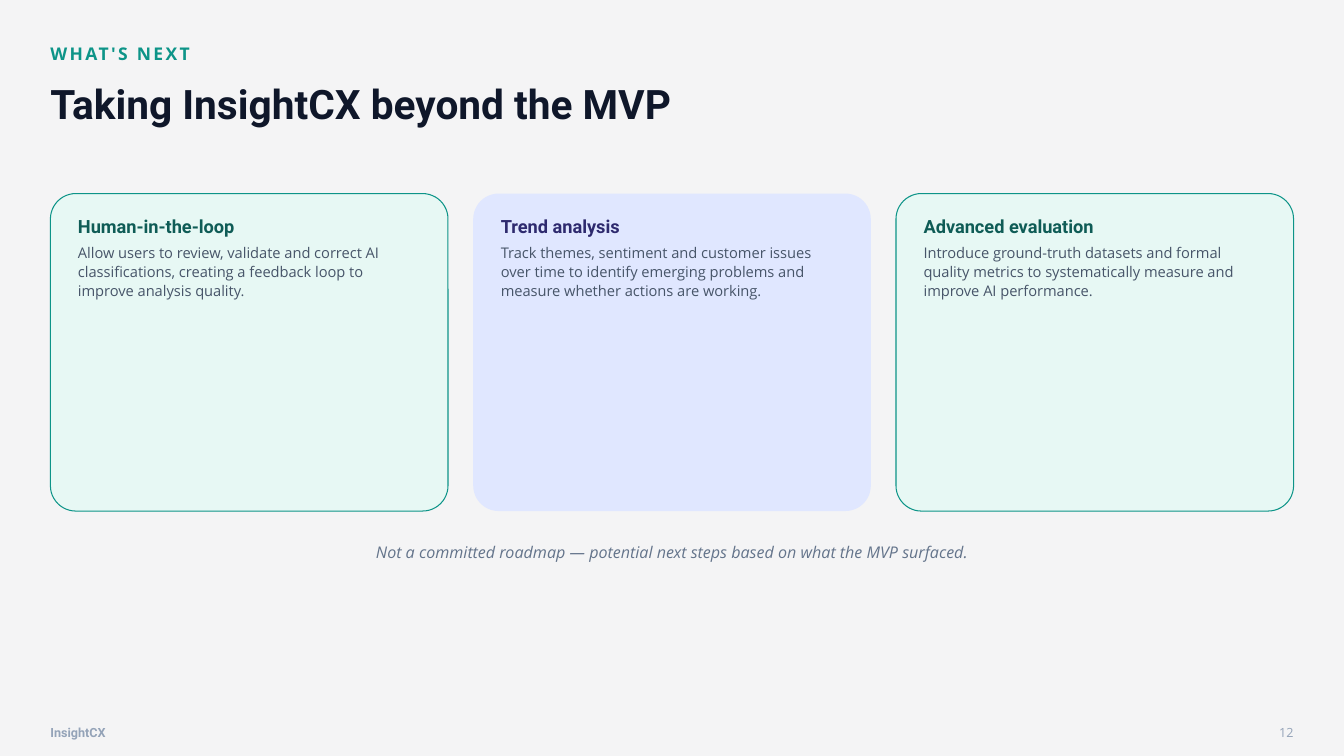
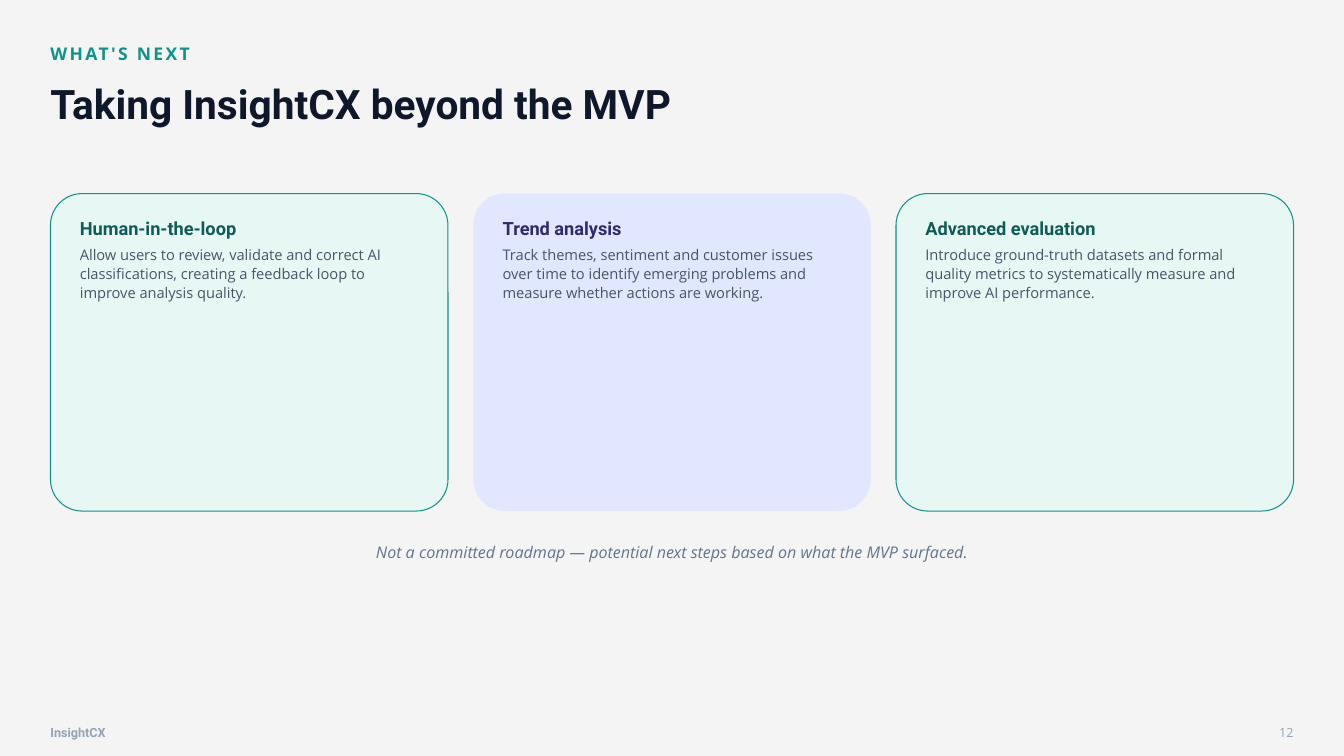
Before and after one commit to birgitt-thomsen/insight-cx, a slide deck: slide 12 of presentation/InsightCX_MVP.pptx. Drawn at 1344x756 pixels with LibreOffice and Linux fonts; fonts in the diff are those of the drawing. Boxes give left, top, right and bottom in pixels: in the first picture for what was removed or moved away, otherwise in the second. Text is boxed around its words. In the diff, an @@ line names an element or a change of style, - is before the commit and + after.

```diff
--- a/presentation/InsightCX_MVP.pptx
+++ b/presentation/InsightCX_MVP.pptx
@@ proportions changed in 3 elements at (50, 194, 448, 511), (473, 194, 870, 511), (896, 194, 1294, 511) @@
```
Also in this commit, not shown: 8 other slides changed, 3 slides added, 3 slides removed, 1 other file.
